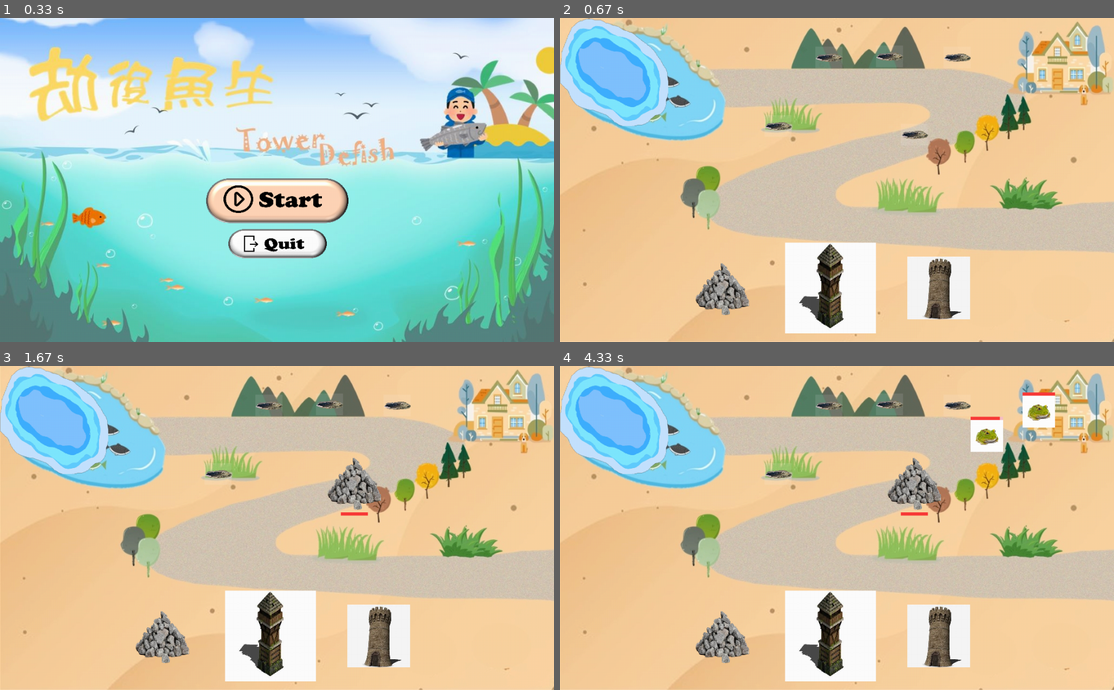
Above: before the commit, frames 1-4 (two rows, left to right).
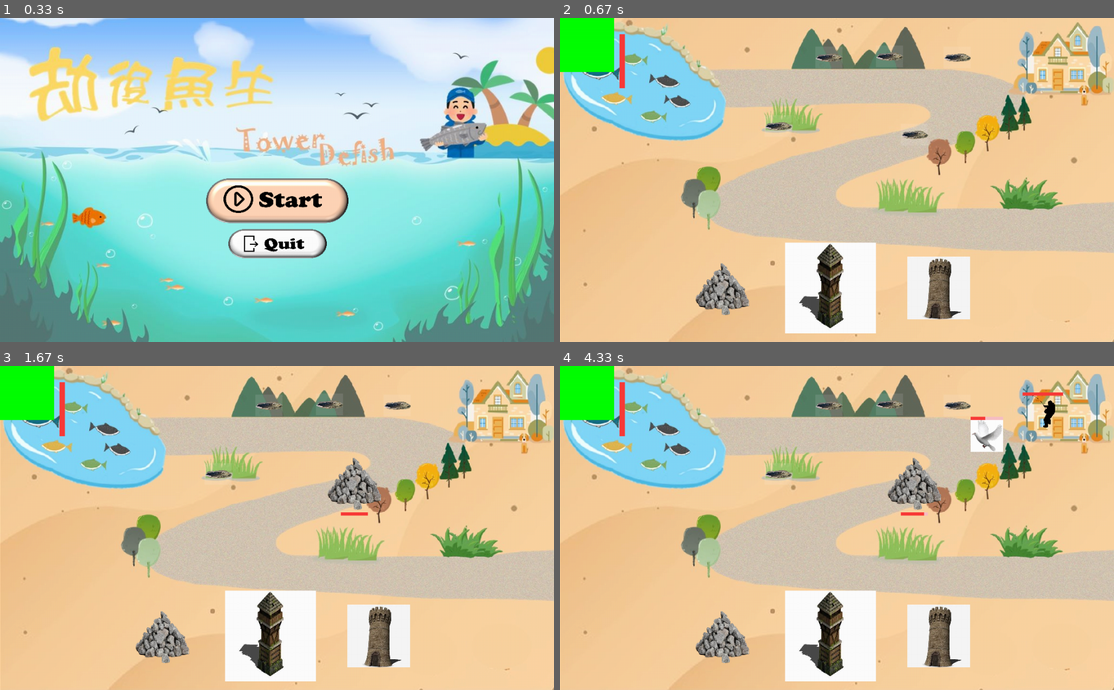
Above: after the commit, the same moments.

Repository: c14094071/Pygame_final
Game: pygame game, started from pygame_5_08/main.py
Two runs of this game, one before a commit and one after it. Both use one fixed random seed, a clock stepped at 60 frames per second and the inputs below.
Inputs (mouse positions are in pixels of both pictures, inside the frame that each line leads up to):
- Up to frame 1 (0.33 s): no input
- Up to frame 2 (0.67 s): press the mouse at (837, 202) at 0.37 s; move the mouse to (825, 147) at 0.47 s; release the mouse at (814, 92) at 0.6 s
- Up to frame 3 (1.67 s): hold N 0.67-1.13 s; press the mouse at (271, 634) at 1.2 s; move the mouse to (315, 557) at 1.3 s; release the mouse at (365, 482) at 1.43 s; press the mouse at (160, 634) at 1.53 s; move the mouse to (210, 641) at 1.63 s
- Up to frame 4 (4.33 s): release the mouse at (825, 647) at 1.77 s; click (914, 482) at 1.88 s; press the mouse at (914, 482) at 2.2 s; move the mouse to (936, 479) at 2.3 s; release the mouse at (964, 479) at 2.43 s; press the mouse at (914, 482) at 2.53 s; move the mouse to (831, 453) at 2.63 s; release the mouse at (748, 421) at 2.77 s; press the mouse at (914, 482) at 2.87 s; move the mouse to (969, 502) at 2.97 s; release the mouse at (1030, 524) at 3.1 s; press the mouse at (914, 482) at 3.2 s; move the mouse to (969, 472) at 3.3 s; release the mouse at (1030, 463) at 3.43 s; press the mouse at (914, 482) at 3.53 s; move the mouse to (920, 450) at 3.63 s; release the mouse at (931, 421) at 3.77 s; press the mouse at (914, 482) at 3.87 s; move the mouse to (975, 524) at 3.97 s; release the mouse at (1036, 566) at 4.1 s; press the mouse at (914, 482) at 4.2 s; move the mouse to (903, 502) at 4.3 s

Frame 1 is identical in both runs. In frame 2, 5.2% of the frame differs, in the area x 0-100%, y 0-100%; in frame 3, 5.2%; in frame 4, 6.0%.

Commit message:
Victor "隨機生成敵人"

Diff:
--- a/pygame_5_08/enemy.py
+++ b/pygame_5_08/enemy.py
@@ -7,7 +7,7 @@
 
 
 class Enemy:
-    def __init__(self, max_hp):
+    def __init__(self):
         self.width = 60
         self.height = 60
         self.max_hp = None
--- a/pygame_5_08/enemy_generator.py
+++ b/pygame_5_08/enemy_generator.py
@@ -1,5 +1,6 @@
 import pygame
 import time
+import random
 
 from enemy_type import *
 
@@ -9,10 +10,9 @@
     def __init__(self):
 
         # 敵人波數設置
-        self.enemy_nums = [3, 6, 9, 12, 15]
-        self.enemy_max_hp = [8, 10, 12, 14, 16]
+        self.enemy_nums = [3, 6, 9, 12, 15, 16, 18]
         self.gen_enemy_time = time.time()
-        self.gen_period = [2, 0.5, 0.3, 0.3, 0.2]
+        self.gen_period = [2, 0.5, 0.3, 0.3, 0.2, 0.2, 0.2]
 
     def generate(self, enemy, wave):
         """
@@ -25,4 +25,5 @@
         if now - self.gen_enemy_time >= self.gen_period[wave] and self.enemy_nums[wave] > 0:  # wave interval
             self.gen_enemy_time = now
             self.enemy_nums[wave] -= 1
-            enemy.append(Water(self.enemy_max_hp[wave]))
+            enemygen = random.choice([Water(), Egret(), Badguy()])
+            enemy.append(enemygen)
--- a/pygame_5_08/enemy_type.py
+++ b/pygame_5_08/enemy_type.py
@@ -6,12 +6,16 @@
 for i in range(3):
     frog_anim.append(pygame.transform.scale(pygame.image.load(os.path.join('images/frog.jpg')), (60, 60)))
 bird_anim = []
+for i in range(3):
+    bird_anim.append(pygame.transform.scale(pygame.image.load(os.path.join('images/bird.jfif')), (60, 60)))
 badguy_anim =[]
+for i in range(3):
+    badguy_anim.append(pygame.transform.scale(pygame.image.load(os.path.join('images/badguy.png')), (60, 60)))
 
 #第一種怪
 class Water(Enemy):
-    def __init__(self, max_hp):
-        super().__init__(max_hp)
+    def __init__(self):
+        super().__init__()
         self.hp = 10        # 繼承Enemy的屬性
         self.max_hp = 10
         self.money = 20
@@ -22,26 +26,26 @@
         self.animation = frog_anim[:]
 #第二種怪
 class Egret(Enemy):
-    def __init__(self , max_hp):
-        super().__init__(max_hp)  # 繼承Enemy的屬性
+    def __init__(self):
+        super().__init__()  # 繼承Enemy的屬性
         self.hp = 10  # 繼承Enemy的屬性
-        self.max_hp = 10
-        self.atk = 2
-        self.att_range = 100
-        self.cd_time = 1  # Unit : seconds
-        self.last_cd = time.time() - 1
+        self.max_hp = 20
+        self.atk = 3
+        self.att_range = 200
+        self.cd_time = 2  # Unit : seconds
+        self.last_cd = time.time() - 2
         self.money = 50
         self.animation = bird_anim[:]
 
 class Badguy(Enemy):
-    def __init__(self , max_hp):
-        super().__init__(max_hp) # 繼承Enemy的屬性
+    def __init__(self):
+        super().__init__() # 繼承Enemy的屬性
         self.hp = 10  # 繼承Enemy的屬性
-        self.max_hp = 10
-        self.atk = 2
-        self.att_range = 100
-        self.cd_time = 1  # Unit : seconds
-        self.last_cd = time.time() - 1
+        self.max_hp = 8
+        self.atk = 4
+        self.att_range = 400
+        self.cd_time = 0.5  # Unit : seconds
+        self.last_cd = time.time() - 0.5
         self.money = 100
         self.animation = badguy_anim[:]
 
--- a/pygame_5_08/main.py
+++ b/pygame_5_08/main.py
@@ -10,7 +10,9 @@
 from tower_type import *
 
 pygame.init()
-
+# load image
+background_image1 = pygame.transform.scale(pygame.image.load("images/background(1).jpg"), (WIN_WIDTH, WIN_HEIGHT))
+background_image2 = pygame.transform.scale(pygame.image.load("images/background(2).jpg"), (WIN_WIDTH, WIN_HEIGHT))
 font = pygame.font.SysFont("arialblack", 40)
 
 '''
@@ -25,6 +27,7 @@
     def __init__(self):
         self.running = True
         self.clock = pygame.time.Clock()
+        self.bg = background_image1
         self.screen = pygame.display.set_mode((WIN_WIDTH, WIN_HEIGHT))  ##建立視窗
         pygame.display.set_caption("魚")
 
@@ -39,10 +42,8 @@
         self.tower_max_fish= 100
         # self.all_sprites.add(self.main_tower) ##放入主塔
 
-        ##載入按鈕和畫面圖片
+        ##載入按鈕圖片
         self.starPage_img = pygame.image.load("images/startPage.jpg")
-        self.background_img = pygame.image.load("images/background.jpg")
-
         self.start_img = pygame.image.load("images/start.png").convert_alpha()
         self.quit_img = pygame.image.load("images/quit.png").convert_alpha()
         self.castnetBtn_img = pygame.image.load(tower01_img).convert_alpha()
@@ -54,6 +55,7 @@
         ##敵人波
         self.is_next_wave = False
         self.wave = 0
+        self.stage = 0
         self.enemies = []
         self.towers = []
         self.enemy_generator = EnemyGenerator()
@@ -64,12 +66,18 @@
 
         # 按下鍵盤中'n'按鈕後(self.is_next_wave=True)能夠產生一波敵人的動作
         # 並且敵人隨著波數的增加，會提高血量、出怪量...等
-        # 最多可以有5波的敵人
-        if self.is_next_wave == True and self.wave < 5:
+        # 最多可以有?波的敵人
+        if self.is_next_wave == True and self.wave < 7:
             self.enemy_generator.generate(self.enemies, self.wave)
             if self.enemy_generator.enemy_nums[self.wave] == 0:
                 self.wave += 1
                 self.is_next_wave = False
+
+    def check_stage_two(self):
+        if self.wave == 3:
+            self.stage = 1
+        if self.stage == 1:
+            self.bg = background_image2
 
     def create_towerPos(self):  ##建立放塔的位置
 
@@ -105,7 +113,8 @@
         pygame.draw.rect(self.screen, RED_1, [110, 30, 10, 100], 0)
         pygame.draw.rect(self.screen, RED_2, [110, 30 + (100 - base_hp_height), 10, base_hp_height], 0)
 
-    def draw(self): ##繪畫塔和敵人
+    def draw(self, surf): ##繪畫塔和敵人
+        surf.blit(self.bg, (0, 0))
         self.draw_base_hp()
         for tow in towerposiList:
             tow.draw(self.screen)
@@ -167,7 +176,6 @@
 
             if self.running == False:  ##開始畫面按下Quit後，running->False，後面的遊戲畫面就不顯示
                 continue
-            self.game_operation()
             for event in pygame.event.get():
                 if event.type == pygame.QUIT:
                     self.running = False
@@ -176,15 +184,17 @@
                     # 設定當按下鍵盤'n'時，可以有一波的敵人
                 if event.type == pygame.KEYDOWN:
                     if event.key == pygame.K_n:
+                        self.check_stage_two()
                         self.is_next_wave = True
+
 
             # self.all_sprites.update()
             self.update()
-
-            self.screen.blit(self.background_img,(0,0))
+            self.game_operation()
+            self.screen.fill((255, 255, 255))
 
             # self.all_sprites.draw(self.screen)
-            self.draw()
+            self.draw(self.screen)
 
             self.main_tower.draw(self.screen)
             for tb in towerBtnList:
--- a/pygame_5_08/mainTower.py
+++ b/pygame_5_08/mainTower.py
@@ -8,10 +8,9 @@
         pygame.sprite.Sprite.__init__(self)
         self.fish = 100
         self.salt = 0
-        self.mainTower_img = pygame.image.load("images/mainTower.png")
-        self.image = pygame.transform.scale(self.mainTower_img,(200,200))
-
-        self.rect = self.image.get_rect(center=(100,100))
+        self.image = pygame.Surface((100,100))
+        self.image.fill(GREEN)
+        self.rect = self.image.get_rect(center=(50,50))
 
     def update(self):
         pass
Binary file added: pygame_5_08/images/background(1).jpg
Binary file added: pygame_5_08/images/background(2).jpg
Binary file removed: pygame_5_08/images/background.jpg
Binary file added: pygame_5_08/images/badguy.png
Binary file added: pygame_5_08/images/bird.jfif
Binary file removed: pygame_5_08/images/mainTower.png
